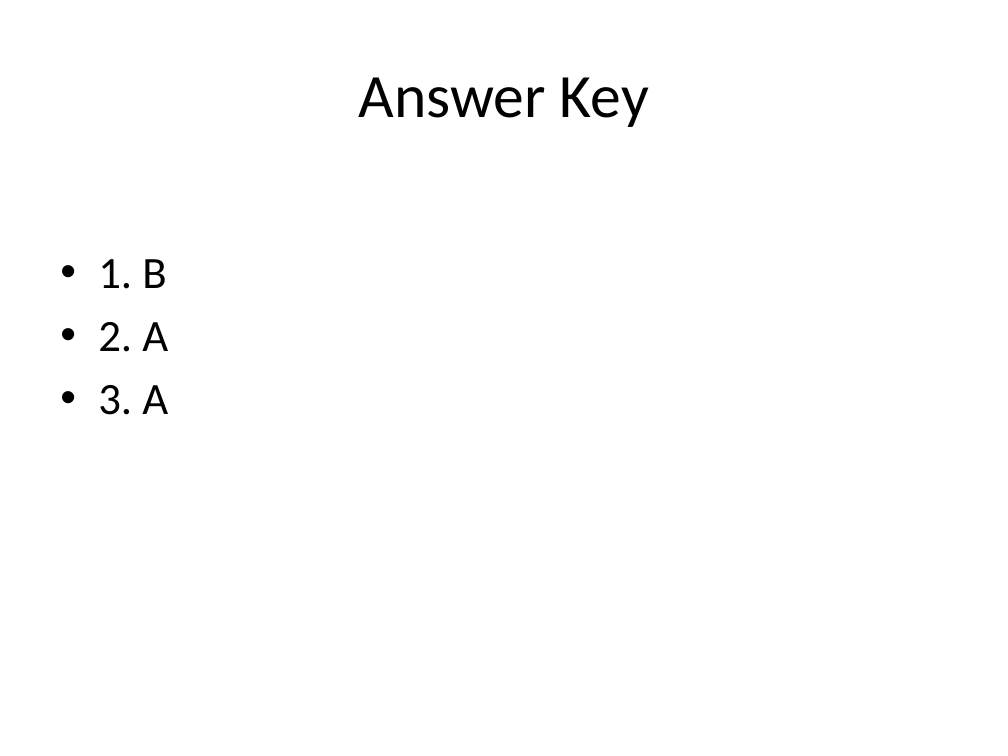
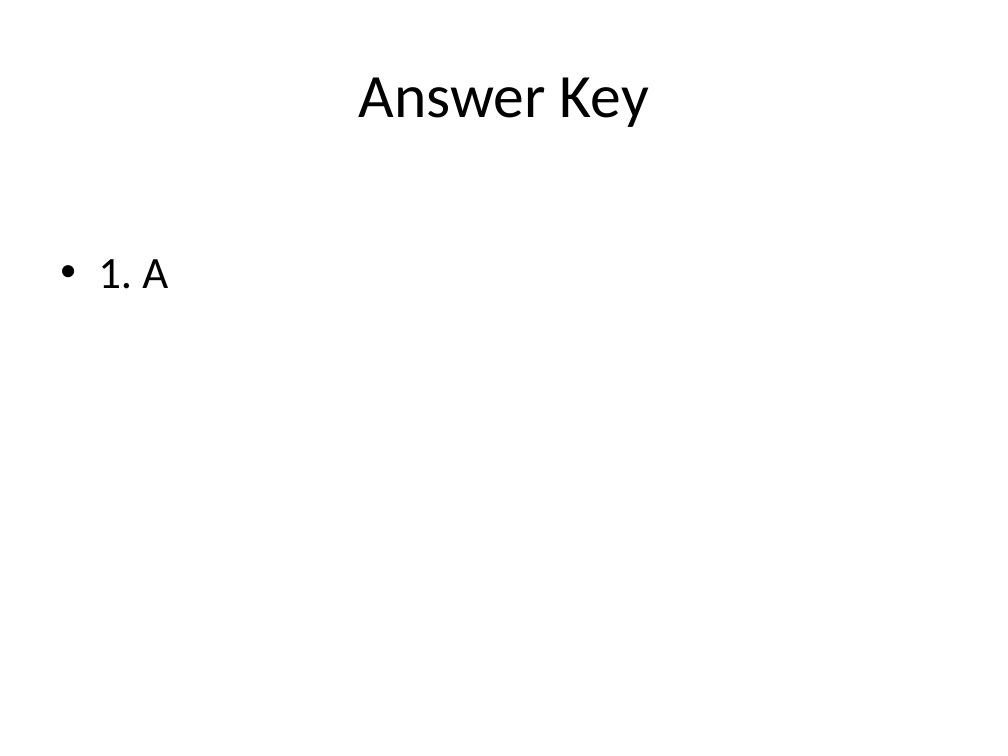
Before and after one commit to possibly-nrs-14/rag-sme, a slide deck: slide 3 of exports/quiz.pptx (slide 4 before the commit). Drawn at 1008x756 pixels with LibreOffice and Linux fonts; fonts in the diff are those of the drawing. Boxes give left, top, right and bottom in pixels: in the first picture for what was removed or moved away, otherwise in the second. Text is boxed around its words. In the diff, an @@ line names an element or a change of style, - is before the commit and + after.

Commit message:
improve export of answers

```diff
--- a/exports/quiz.pptx
+++ b/exports/quiz.pptx
@@ text at <box>98,259,168,289</box>: text changed @@
-• 1. B
-• 2. A
-• 3. A
+• 1. A
```
Also in this commit, not shown: 1 other slide changed, 2 slides added, 2 slides removed, 8 other files.
